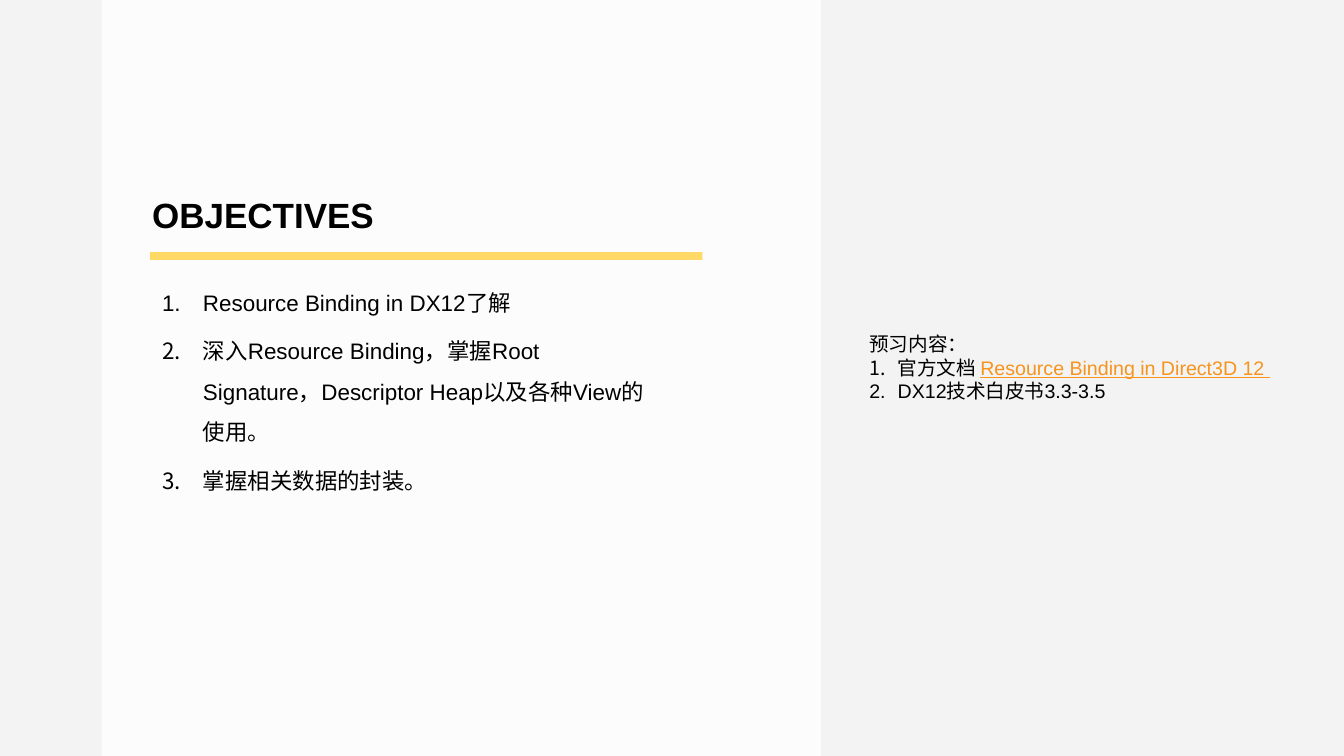
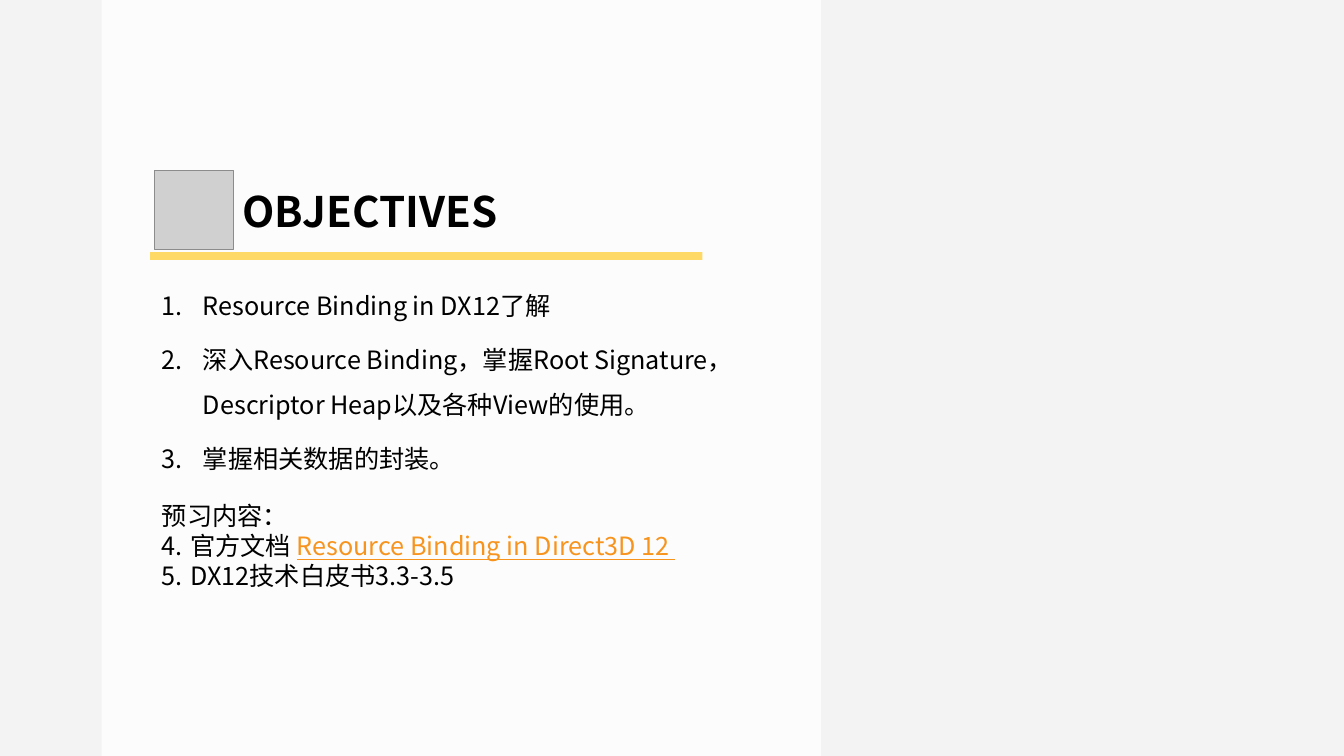
Before and after one commit to doomlover/KSGameEngineTutorials, a slide deck: slide 2 of PPTs/05.深入DX12绘制二.pptx. Drawn at 1344x756 pixels with LibreOffice and Linux fonts; fonts in the diff are those of the drawing; grey boxes stand for pictures. Boxes give left, top, right and bottom in pixels: in the first picture for what was removed or moved away, otherwise in the second. Text is boxed around its words. In the diff, an @@ line names an element or a change of style, - is before the commit and + after.

```diff
--- a/PPTs/05.深入DX12绘制二.pptx
+++ b/PPTs/05.深入DX12绘制二.pptx
@@ picture added at box(154, 170, 233, 249) @@
@@ text "OBJECTIVES": place and size @@
-text "OBJECTIVES" at box(152, 203, 374, 229)
+text "OBJECTIVES" at box(243, 195, 498, 228)
@@ text "OBJECTIVES" at box(243, 195, 498, 228): size 50 to 60 pt, font Arial to Noto Sans CJK SC @@
@@ text at box(203, 294, 733, 470): size 32 to 36 pt, font Arial to Noto Sans CJK SC in "Resource Binding in DX12了解", "深入Resource Binding，掌握Root Signature，Descriptor Heap以及各种View的 ...", "掌握相关数据的封装。" @@
@@ text removed at box(869, 334, 1265, 400) @@
-预习内容：
-1. 官方文档 Resource Binding in Direct3D 12
-2. DX12技术白皮书3.3-3.5
@@ text at box(162, 503, 669, 587): paragraphs added @@
+预习内容：
+1. 官方文档 Resource Binding in Direct3D 12
+2. DX12技术白皮书3.3-3.5
```
Also in this commit, not shown: 13 other slides changed, 21 slides added, 20 slides removed, 1 other file.
